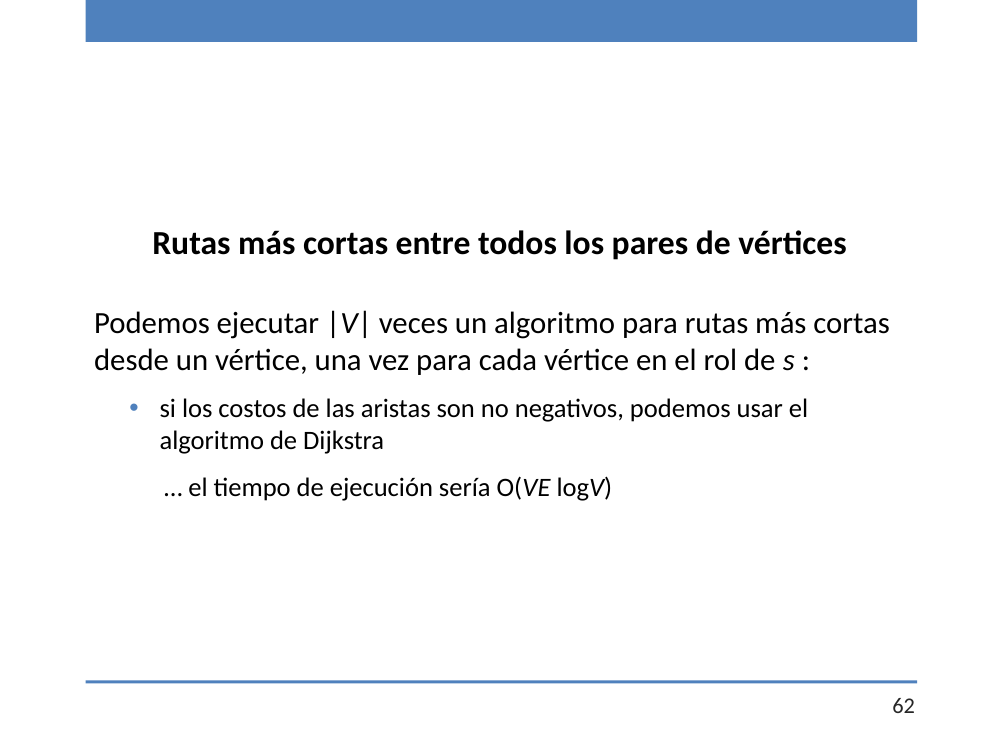
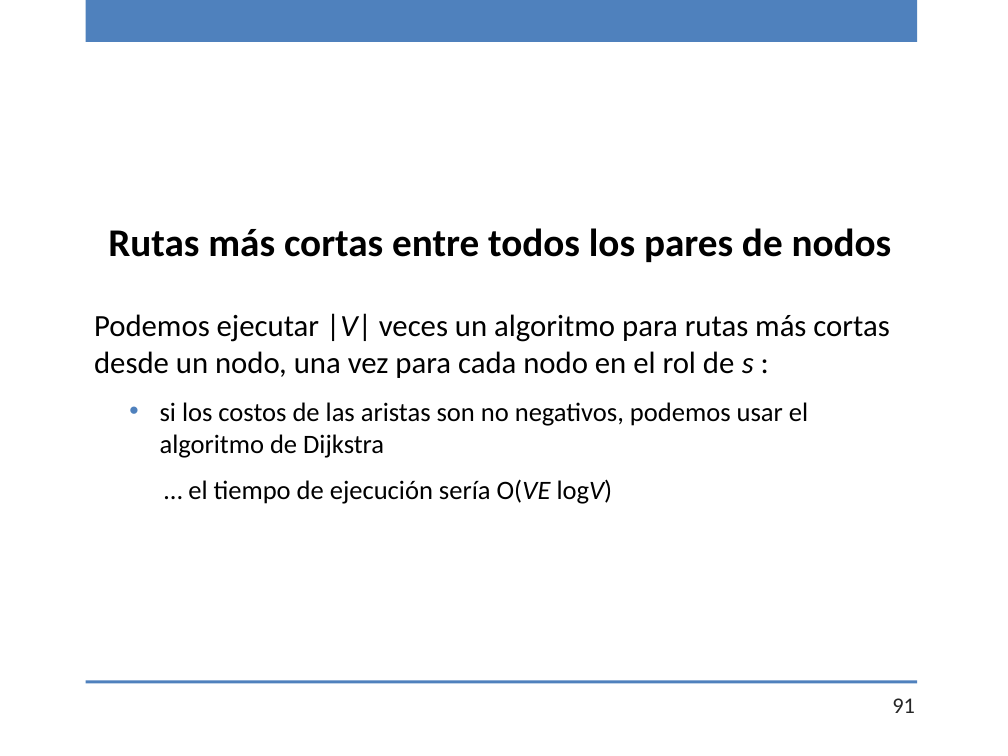
Before and after one commit to chris-carstens/2020-2, a slide deck: slide 91 of Clases/19 - Programación Dinámica/19-ProgDinámica.pptx (slide 62 before the commit). Drawn at 1008x756 pixels with LibreOffice and Linux fonts; fonts in the diff are those of the drawing. Boxes give left, top, right and bottom in pixels: in the first picture for what was removed or moved away, otherwise in the second. Text is boxed around its words. In the diff, an @@ line names an element or a change of style, - is before the commit and + after.

```diff
--- a/Clases/19 - Programación Dinámica/19-ProgDinámica.pptx
+++ b/Clases/19 - Programación Dinámica/19-ProgDinámica.pptx
@@ text at bbox=[94, 228, 892, 378]: text changed @@
-Rutas más cortas entre todos los pares de vértices
-Podemos ejecutar |V| veces un algoritmo para rutas más cortas desde un vértice, una vez para cada vértice en el rol de s :
+Rutas más cortas entre todos los pares de nodos
+Podemos ejecutar |V| veces un algoritmo para rutas más cortas desde un nodo, una vez para cada nodo en el rol de s :
@@ page number at bbox=[892, 698, 915, 713]: text changed @@
-62
+91
```
Also in this commit, not shown: 6 other slides changed, 29 slides added, 1 other file.
